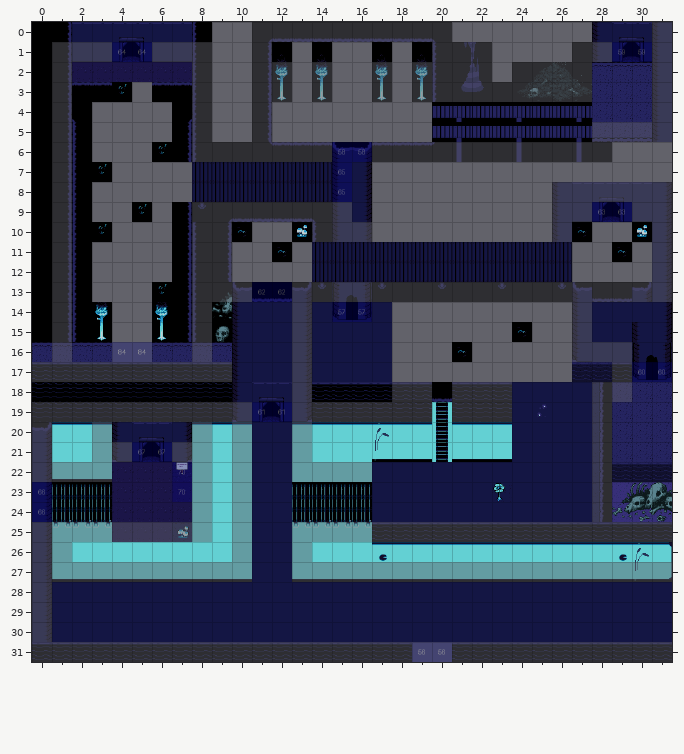
Two versions of a level (Tiled map, bgs/maps/cave_03.tmx). The picture above is the old version.
Cells are 32x32 px. Shown: x 0..31, y 0..31.
Once edited:
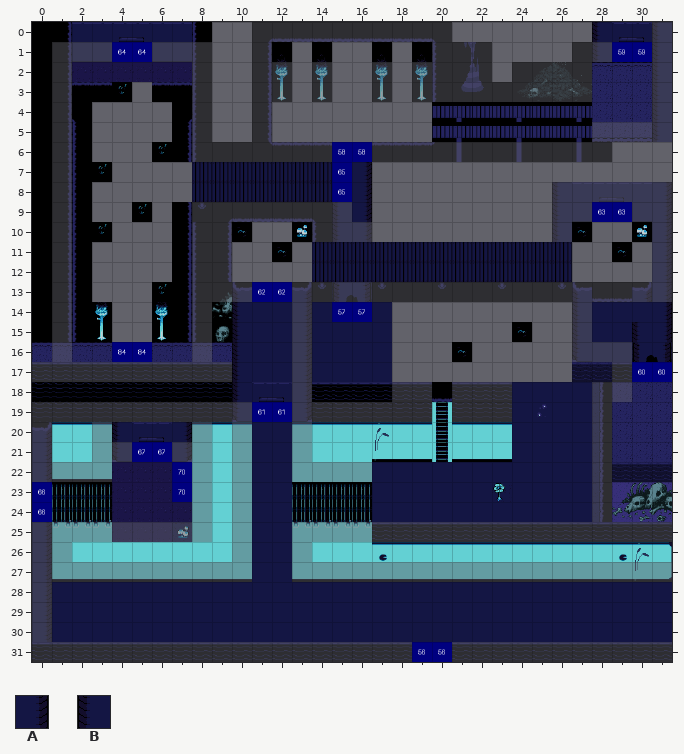
Key: from "underground02": A 5, B 8.
_ is an empty cell, . an unchanged one.
The edit:
layer "actions" opacity 31% -> 100%
--- layer "decor"
@@ x 15..15 @@
- 7 B
- 8 B
+ 7 _
+ 8 _
@@ x 0..0 @@
-23 A
-24 A
+23 _
+24 _
